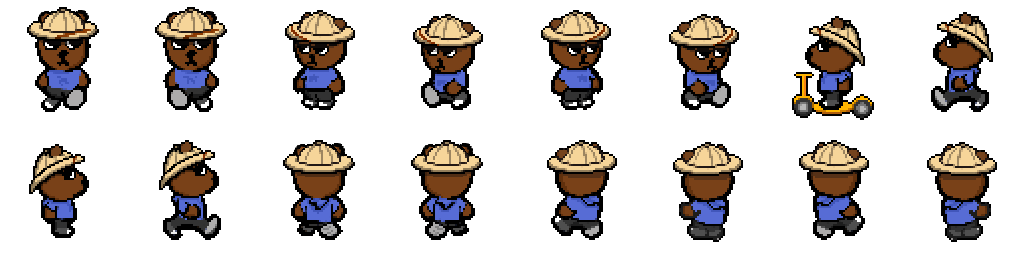
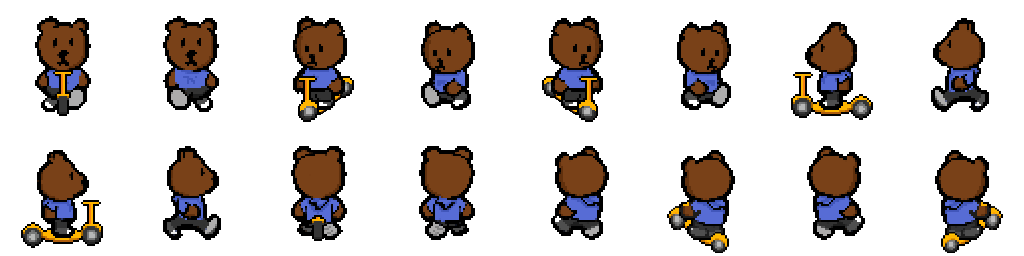
Layer changes from the first 1024 x 256 image to the second:
hid "hats" over [left=27, top=7, right=997, bottom=194]
hid "sunglasses" over [left=39, top=34, right=975, bottom=180]
added layer "Layer 7" above "Layer 6" over [left=667, top=200, right=729, bottom=253]
added layer "Layer 6" above "Layer 9" over [left=21, top=70, right=1003, bottom=253]
added layer "Layer 9" above "Layer 8" over [left=542, top=76, right=598, bottom=122]
added layer "Layer 8" above "Layer 1" over [left=298, top=76, right=354, bottom=122]
renamed "scooter" to "reference scooter", hid it over [left=793, top=72, right=874, bottom=120]
